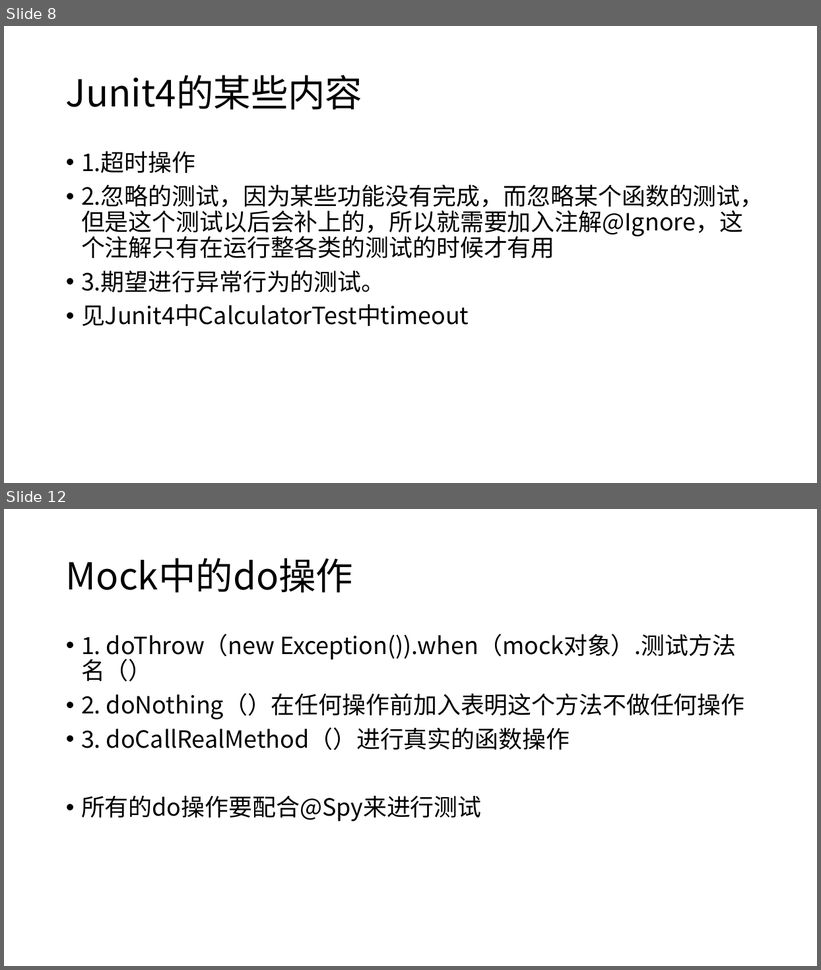
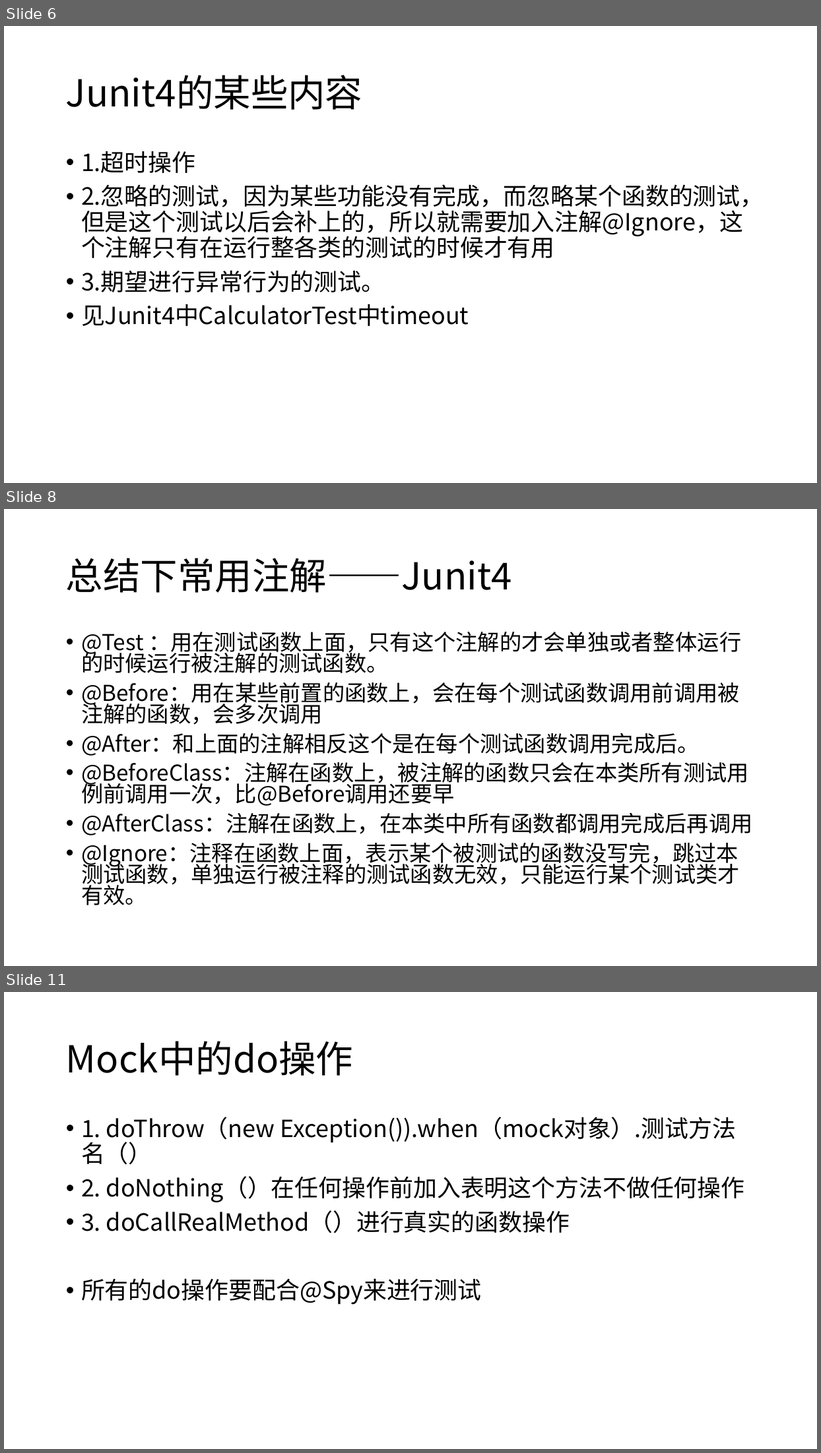
Before and after one commit to linhou/AndroidTest, a slide deck: 单元测试.pptx. Shown one above the other, each under a label of ours: slides 8 and 12 before the commit, slides 6, 8 and 11 after it; the slides between them are not shown. The pictures are 821x970 and 821x1453 pixels, drawn with LibreOffice and Linux fonts; fonts in the diff are those of the drawing. Boxes give left, top, right and bottom in pixels: in the first picture for what was removed or moved away, otherwise in the second. Text is boxed around its words. In the diff, an @@ line names an element or a change of style, - is before the commit and + after.

```diff
--- a/单元测试.pptx
+++ b/单元测试.pptx
@@ slide 8 added at bbox=[4, 509, 817, 966], background #FFFFFF @@
@@ title added at bbox=[66, 558, 512, 593], 44 pt, text #000000 @@
+总结下常用注解——Junit4
@@ text added at bbox=[81, 632, 753, 906], 25.9 pt, text #000000 @@
+• @Test ：用在测试函数上面，只有这个注解的才会单独或者整体运行的时候运行被注解的测试函数。
+• @Before：用在某些前置的函数上，会在每个测试函数调用前调用被注解的函数，会多次调用
+• @After：和上面的注解相反这个是在每个测试函数调用完成后。
+• @BeforeClass：注解在函数上，被注解的函数只会在本类所有测试用例前调用一次，比@Before调用还要早
+• @AfterClass：注解在函数上，在本类中所有函数都调用完成后再调用
+• @Ignore：注释在函数上面，表示某个被测试的函数没写完，跳过本测试函数，单独运行被注释的测试函数无效，只能运行某个测试类才有效。
@@ what was slide 8 is now slide 6 @@
@@ what was slide 12 is now slide 11 @@
```
Also in this commit, not shown: 13 slides changed, 4 other slides added, 3 slides removed, 8 other files.
